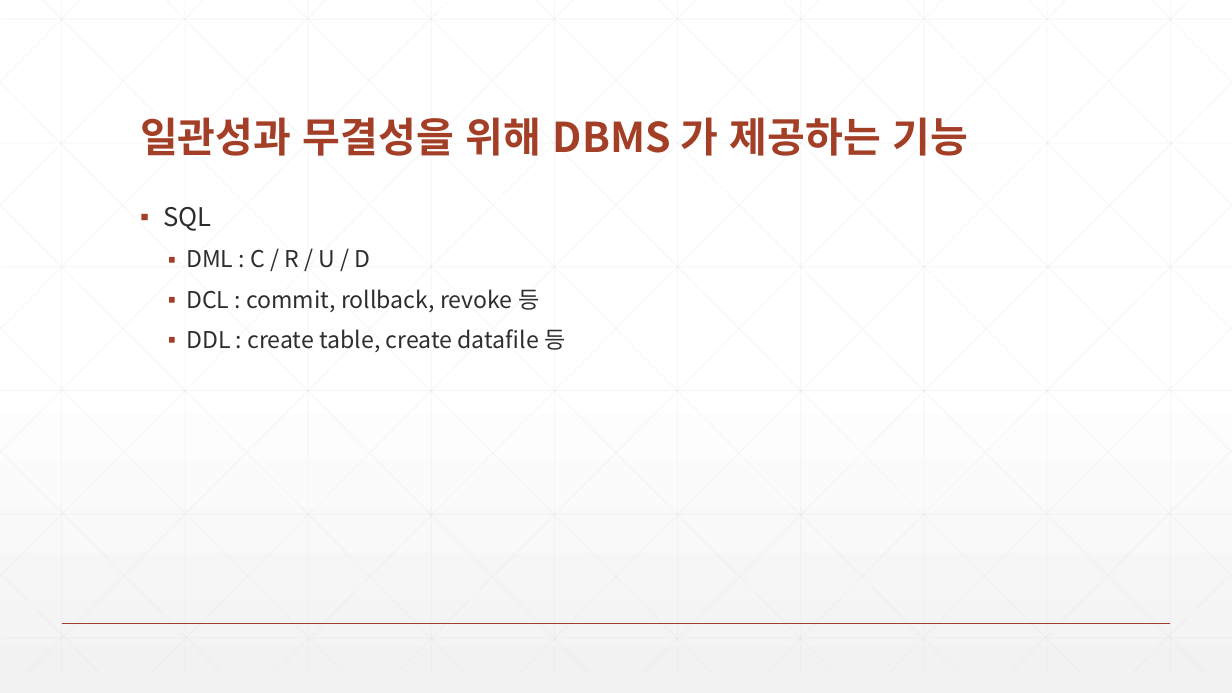
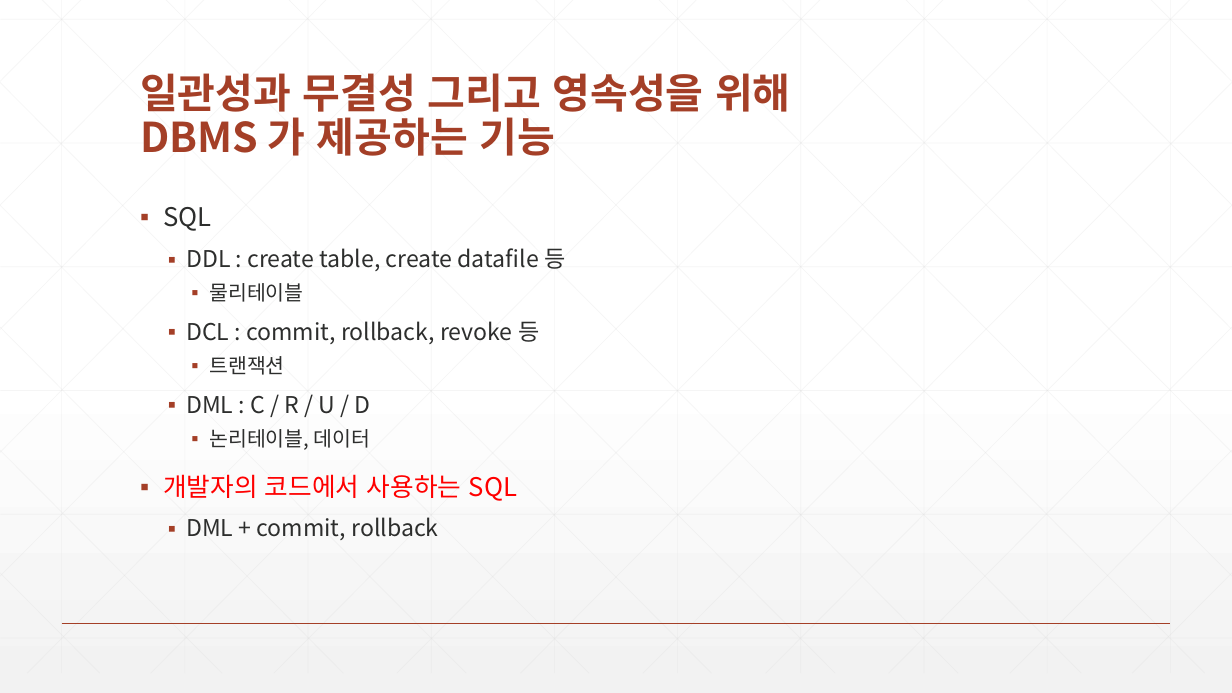
Before and after one commit to zeroshift01/code5, a slide deck: slide 5 of inflearn03/doc/3.1 DBMS는서비스의일관성과무결성그리고영속성을위해사용합니다.pptx (slide 4 before the commit). Drawn at 1232x693 pixels with LibreOffice and Linux fonts; fonts in the diff are those of the drawing. Boxes give left, top, right and bottom in pixels: in the first picture for what was removed or moved away, otherwise in the second. Text is boxed around its words. In the diff, an @@ line names an element or a change of style, - is before the commit and + after.

```diff
--- a/inflearn03/doc/3.1 DBMS는서비스의일관성과무결성그리고영속성을위해사용합니다.pptx
+++ b/inflearn03/doc/3.1 DBMS는서비스의일관성과무결성그리고영속성을위해사용합니다.pptx
@@ title at [140, 73, 791, 156]: text changed @@
-일관성과 무결성을 위해 DBMS 가 제공하는 기능
+일관성과 무결성 그리고 영속성을 위해
+DBMS 가 제공하는 기능
@@ text at [186, 248, 565, 375]: paragraphs added @@
+  ▪ DDL : create table, create datafile 등
+    ▪ 물리테이블
+  ▪ DCL : commit, rollback, revoke 등
+    ▪ 트랜잭션
@@ text at [163, 429, 517, 540]: text changed @@
-  ▪ DCL : commit, rollback, revoke 등
-  ▪ DDL : create table, create datafile 등
+    ▪ 논리테이블, 데이터
+▪ 개발자의 코드에서 사용하는 SQL
+  ▪ DML + commit, rollback
```
Also in this commit, not shown: 7 other slides changed, 4 slides added, 2 slides removed, 1 other file.
